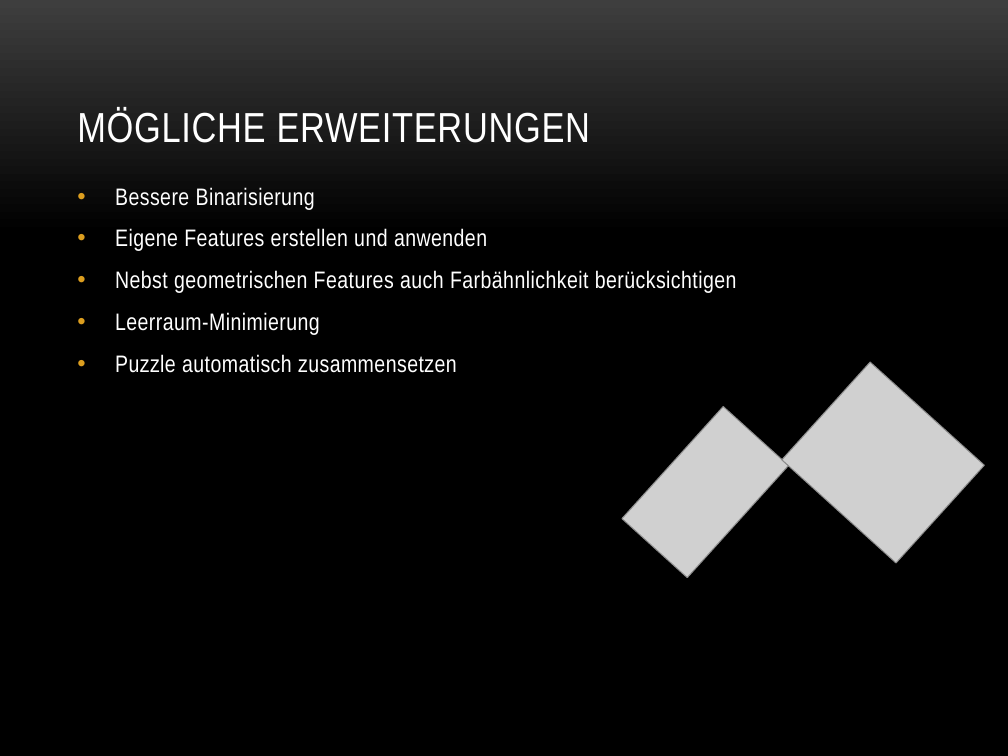
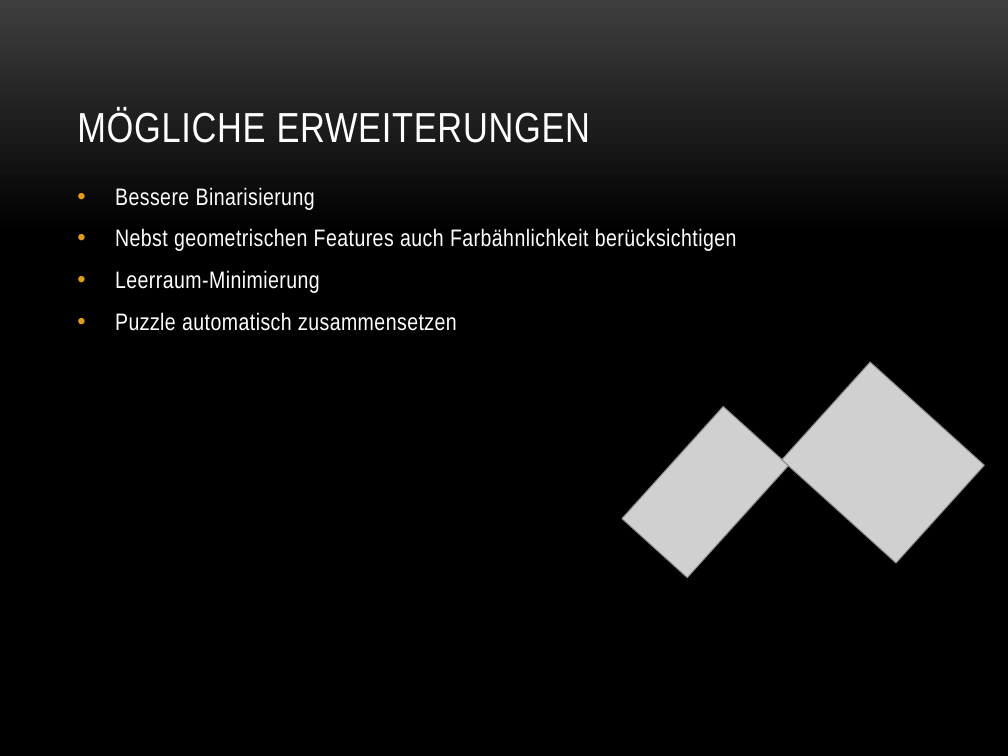
Before and after one commit to baertschi/Puzzle, a slide deck: slide 21 of Doku/Puzzle.pptx. Drawn at 1008x756 pixels with LibreOffice and Linux fonts; fonts in the diff are those of the drawing; grey boxes stand for pictures; background and template pictures are left out. Boxes give left, top, right and bottom in pixels: in the first picture for what was removed or moved away, otherwise in the second. Text is boxed around its words. In the diff, an @@ line names an element or a change of style, - is before the commit and + after.

```diff
--- a/Doku/Puzzle.pptx
+++ b/Doku/Puzzle.pptx
@@ text at (x1=115, y1=228, x2=487, y2=251): paragraph removed @@
-• Eigene Features erstellen und anwenden
```
Also in this commit, not shown: 2 other slides changed, 8 other files.
